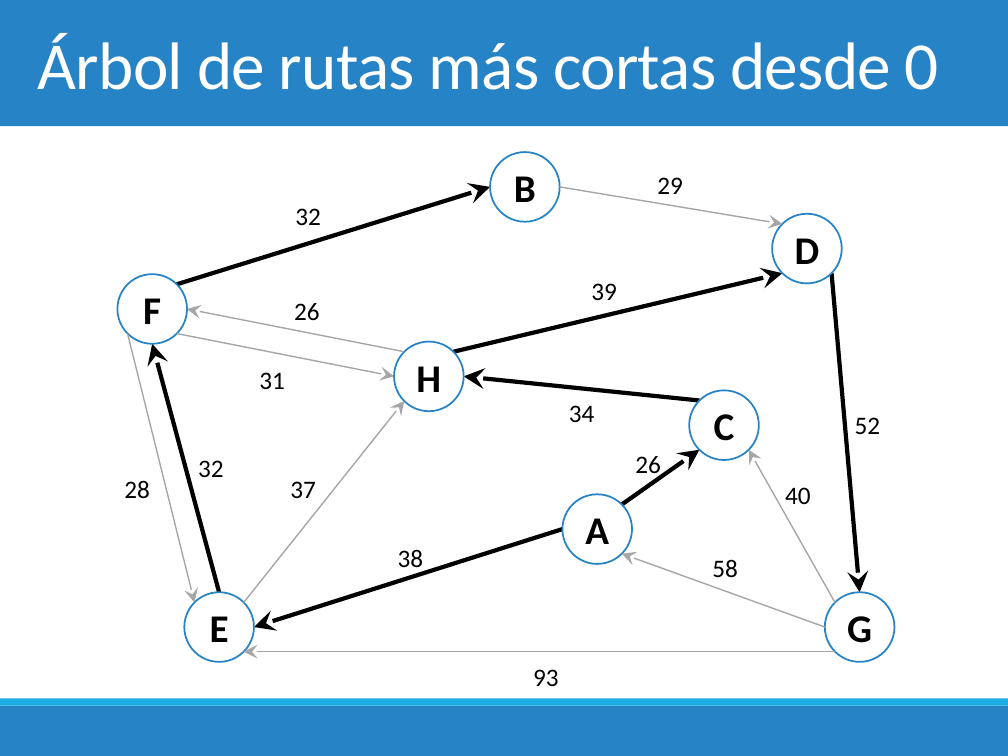
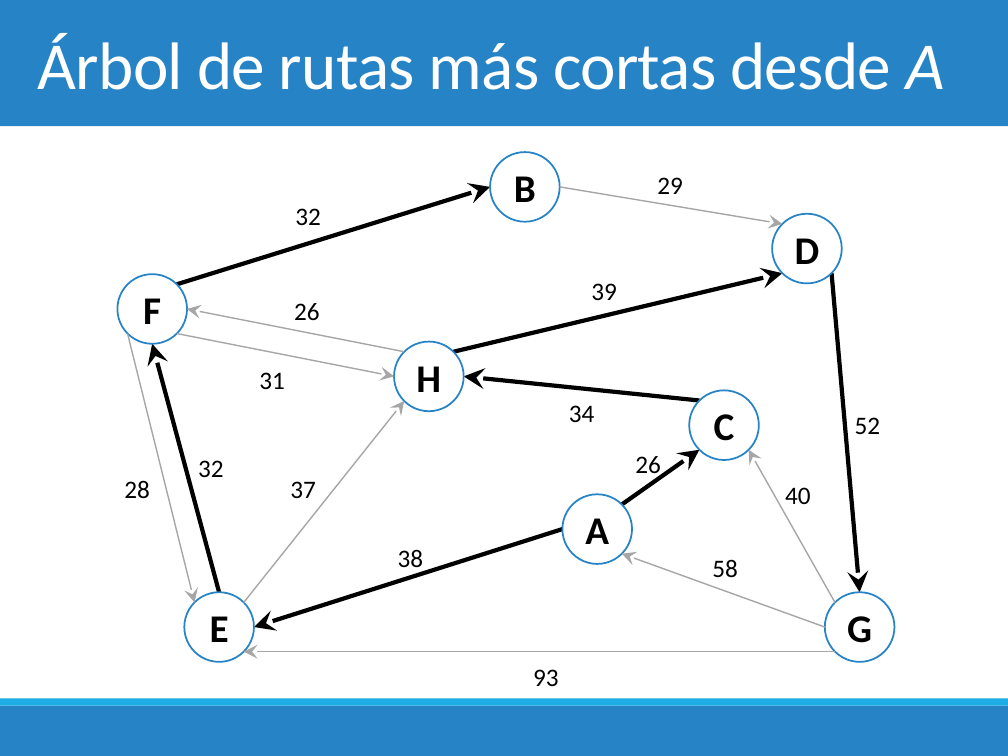
Before and after one commit to fvandeputte/2018-1, a slide deck: slide 5 of Clases/5. Algoritmos de Grafos/6. Dijkstra.pptx. Drawn at 1008x756 pixels with LibreOffice and Linux fonts; fonts in the diff are those of the drawing. Boxes give left, top, right and bottom in pixels: in the first picture for what was removed or moved away, otherwise in the second. Text is boxed around its words. In the diff, an @@ line names an element or a change of style, - is before the commit and + after.

```diff
--- a/Clases/5. Algoritmos de Grafos/6. Dijkstra.pptx
+++ b/Clases/5. Algoritmos de Grafos/6. Dijkstra.pptx
@@ title at bbox=[38, 34, 945, 90]: text changed @@
-Árbol de rutas más cortas desde 0
+Árbol de rutas más cortas desde A
```
Also in this commit, not shown: 6 other slides changed, 2 slides added, 3 other files.
